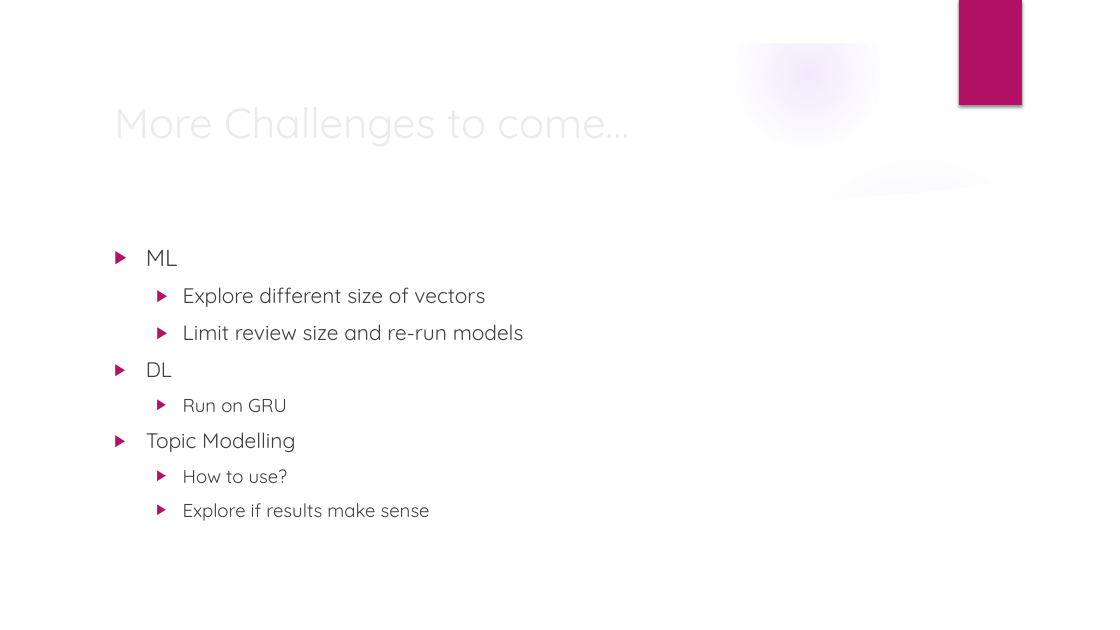
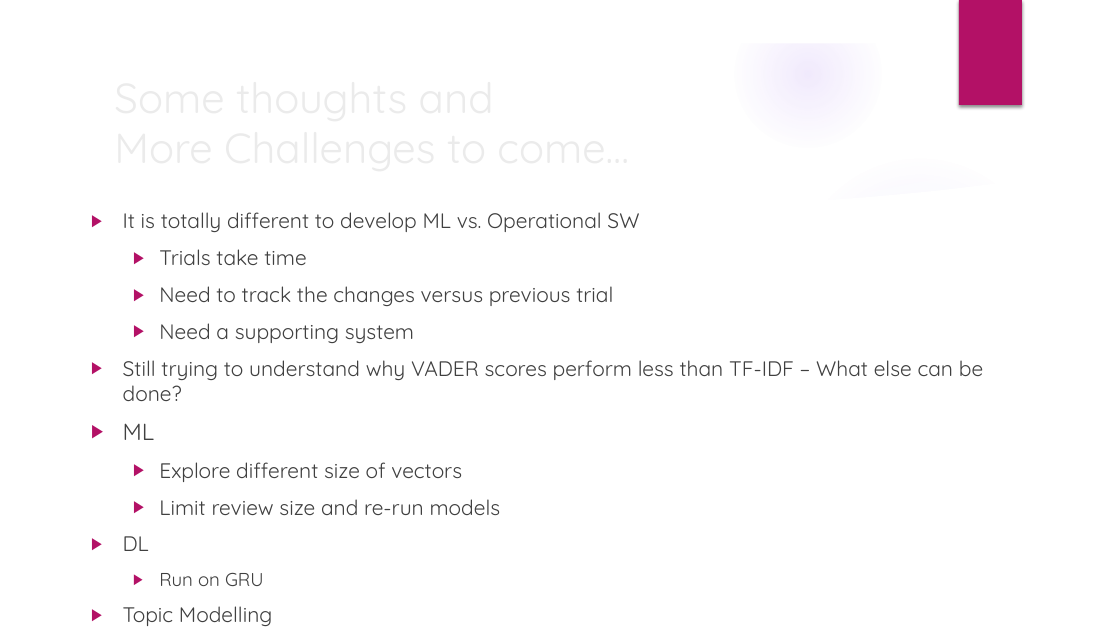
Before and after one commit to TCDSNirShani/IMDbReviewsAnalyzer, a slide deck: slide 15 of Project Status.pptx (slide 13 before the commit). Drawn at 1120x630 pixels with LibreOffice and Linux fonts; fonts in the diff are those of the drawing; background and template pictures are left out. Boxes give left, top, right and bottom in pixels: in the first picture for what was removed or moved away, otherwise in the second. Text is boxed around its words. In the diff, an @@ line names an element or a change of style, - is before the commit and + after.

```diff
--- a/Project Status.pptx
+++ b/Project Status.pptx
@@ title at bbox=[106, 89, 911, 154]: text changed @@
-More Challenges to come…
+Some thoughts and
+More Challenges to come…
@@ text "It is totally different to ...": place and size @@
-text "It is totally different to ..." at bbox=[146, 249, 524, 521]
+text "It is totally different to ..." at bbox=[123, 212, 983, 626]
@@ text at bbox=[123, 212, 983, 401]: paragraphs added @@
+▶ It is totally different to develop ML vs. Operational SW
+  ▶ Trials take time
+  ▶ Need to track the changes versus previous trial
+  ▶ Need a supporting system
+▶ Still trying to understand why VADER scores perform less than TF-IDF – What else can be done?
@@ text at bbox=[183, 469, 430, 521]: paragraphs removed @@
-  ▶ How to use?
-  ▶ Explore if results make sense
```
Also in this commit, not shown: 3 other slides changed, 2 slides added.
